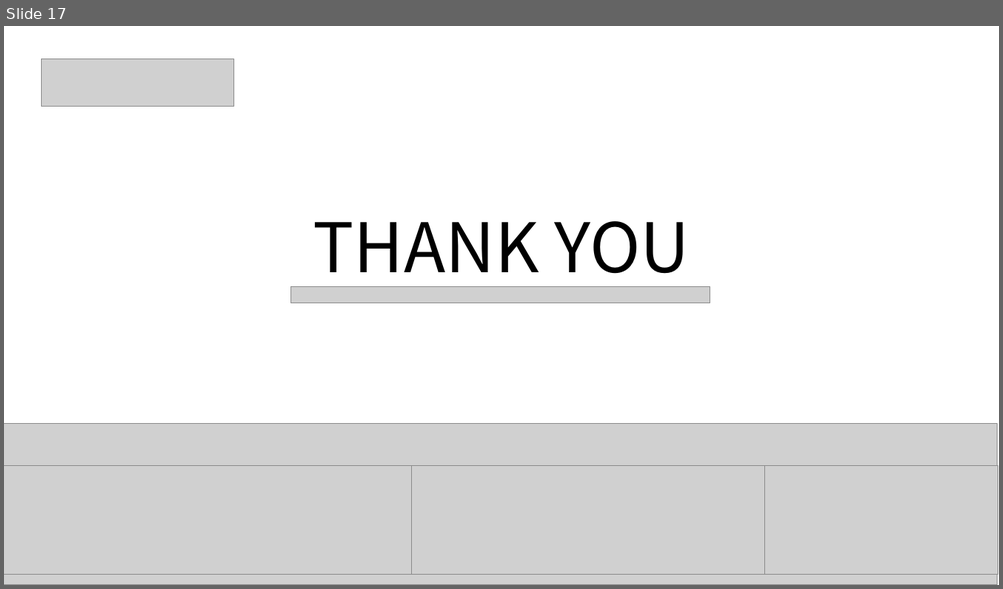
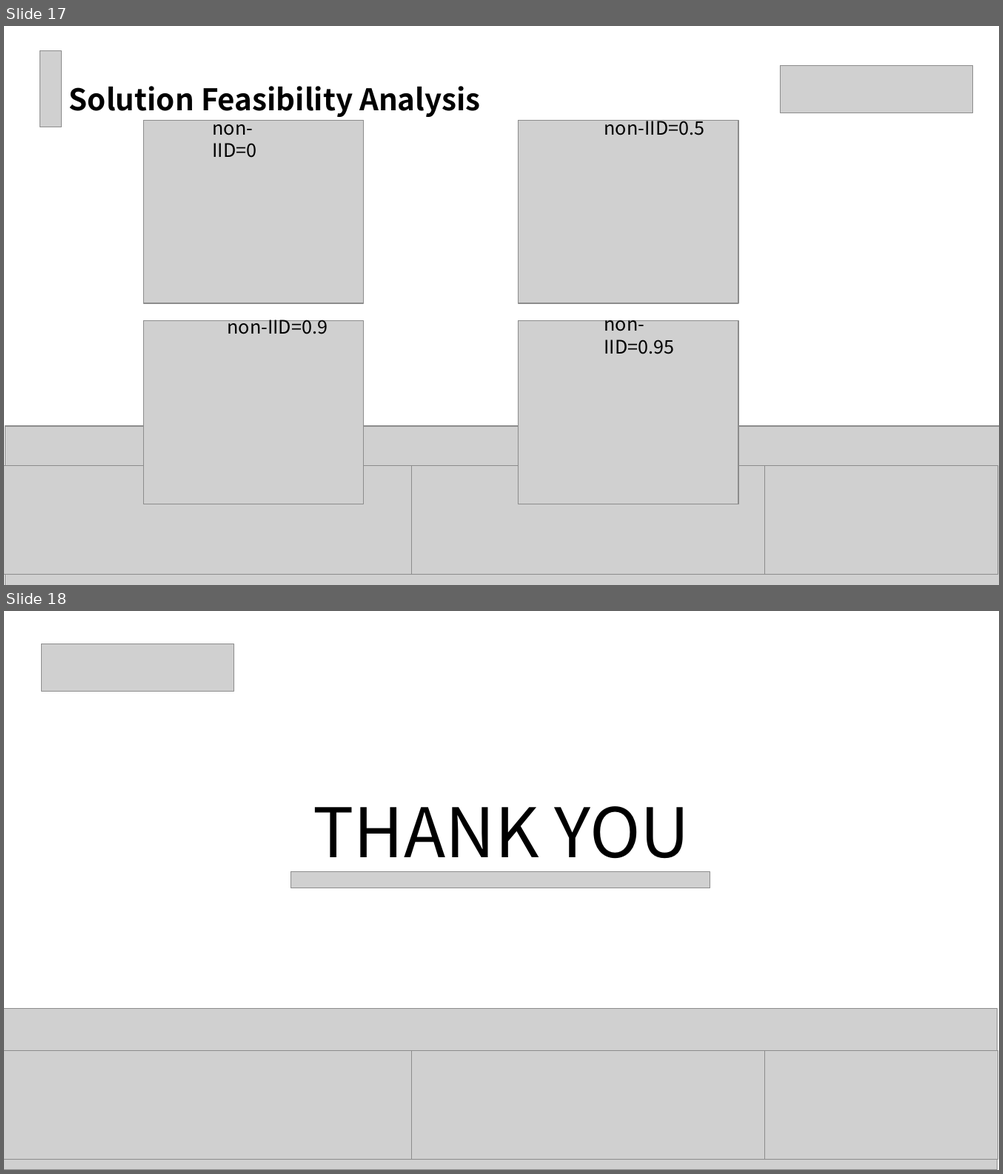
Before and after one commit to TIANGeng708/Graduated_Course, a slide deck: 高级计算机网络与大数据/Homework/homework3/assignment3-ppt-(12332463).pptx. Shown one above the other, each under a label of ours: slide 17 before the commit, slides 17 and 18 after it. The pictures are 1003x589 and 1003x1174 pixels, drawn with LibreOffice and Linux fonts; fonts in the diff are those of the drawing; grey boxes stand for pictures. Boxes give left, top, right and bottom in pixels: in the first picture for what was removed or moved away, otherwise in the second. Text is boxed around its words. In the diff, an @@ line names an element or a change of style, - is before the commit and + after.

```diff
--- a/高级计算机网络与大数据/Homework/homework3/assignment3-ppt-(12332463).pptx
+++ b/高级计算机网络与大数据/Homework/homework3/assignment3-ppt-(12332463).pptx
@@ slide 17 added at (4, 26, 999, 585), background #FFFFFF @@
@@ picture added at (40, 51, 62, 127) @@
@@ picture added at (781, 65, 973, 113) @@
@@ title added at (69, 86, 480, 117), 28.8 pt, text #000000, bold @@
+Solution Feasibility Analysis
@@ picture added at (144, 120, 364, 304) @@
@@ text added at (213, 116, 257, 158), 18 pt, text #000000 @@
+non-IID=0
@@ picture added at (518, 120, 738, 304) @@
@@ text added at (604, 116, 705, 136), 18 pt, text #000000 @@
+non-IID=0.5
@@ text added at (604, 312, 674, 355), 18 pt, text #000000 @@
+non-IID=0.95
@@ picture added at (144, 321, 364, 504) @@
@@ text added at (227, 315, 328, 335), 18 pt, text #000000 @@
+non-IID=0.9
@@ picture added at (518, 321, 738, 504) @@
@@ picture added at (5, 426, 999, 585) @@
@@ picture added at (4, 466, 412, 575) @@
@@ picture added at (412, 466, 764, 575) @@
@@ picture added at (765, 466, 998, 575) @@
@@ what was slide 17 is now slide 18 @@
```
Also in this commit, not shown: 2 slides changed, 3 other files.
